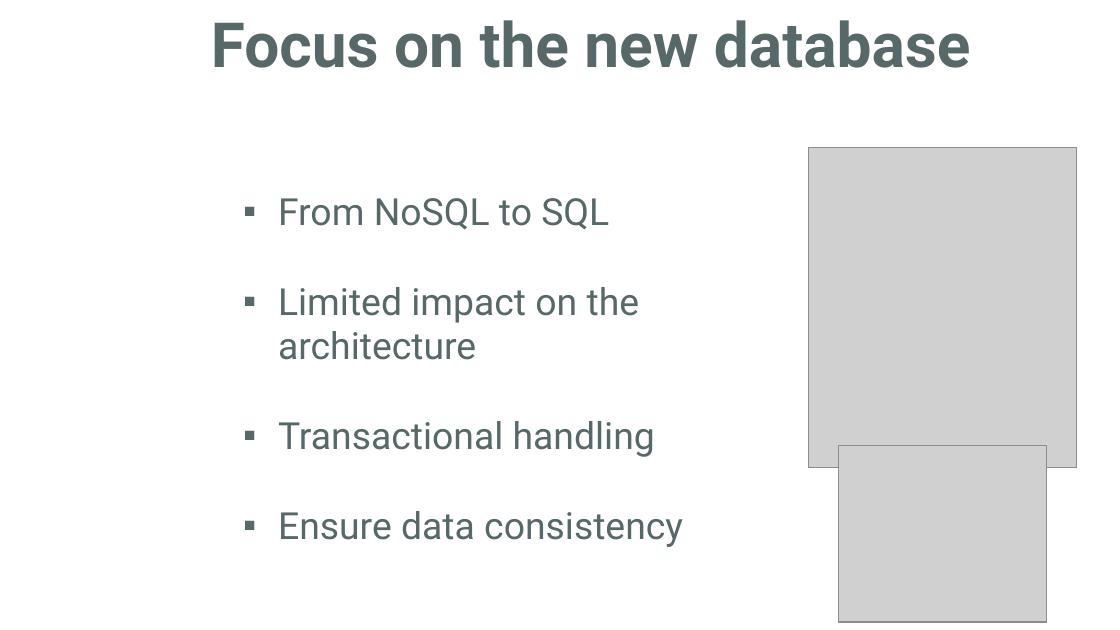
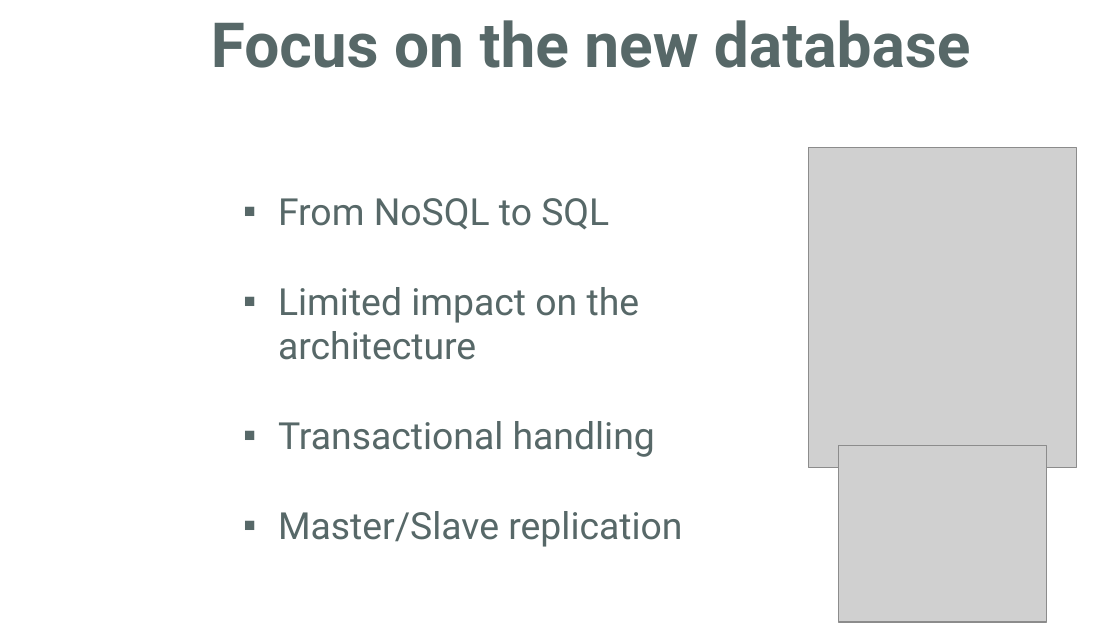
Before and after one commit to AmandineBenza/BlablaMove, a slide deck: slide 7 of src/main/resources/presentations/BlablaMove_OralDefense.pptx. Drawn at 1120x630 pixels with LibreOffice and Linux fonts; fonts in the diff are those of the drawing; grey boxes stand for pictures; background and template pictures are left out. Boxes give left, top, right and bottom in pixels: in the first picture for what was removed or moved away, otherwise in the second. Text is boxed around its words. In the diff, an @@ line names an element or a change of style, - is before the commit and + after.

```diff
--- a/src/main/resources/presentations/BlablaMove_OralDefense.pptx
+++ b/src/main/resources/presentations/BlablaMove_OralDefense.pptx
@@ text at <box>278,511,682,547</box>: text changed @@
-▪ Ensure data consistency
+▪ Master/Slave replication
```
Also in this commit, not shown: 1 other file.
